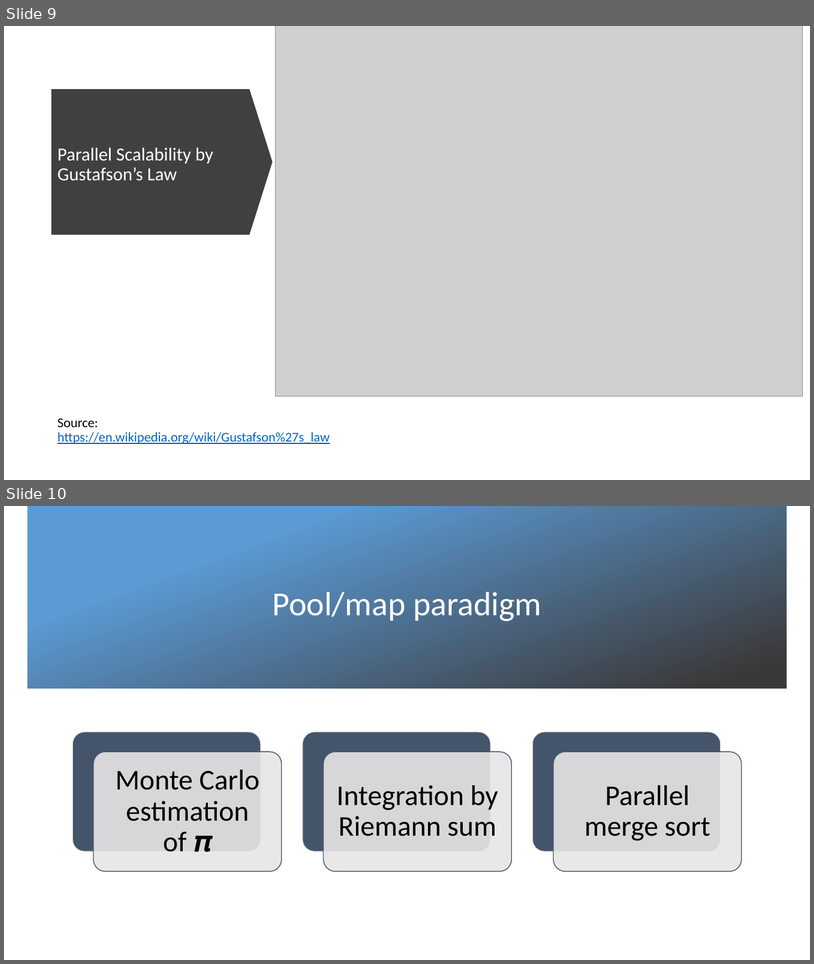
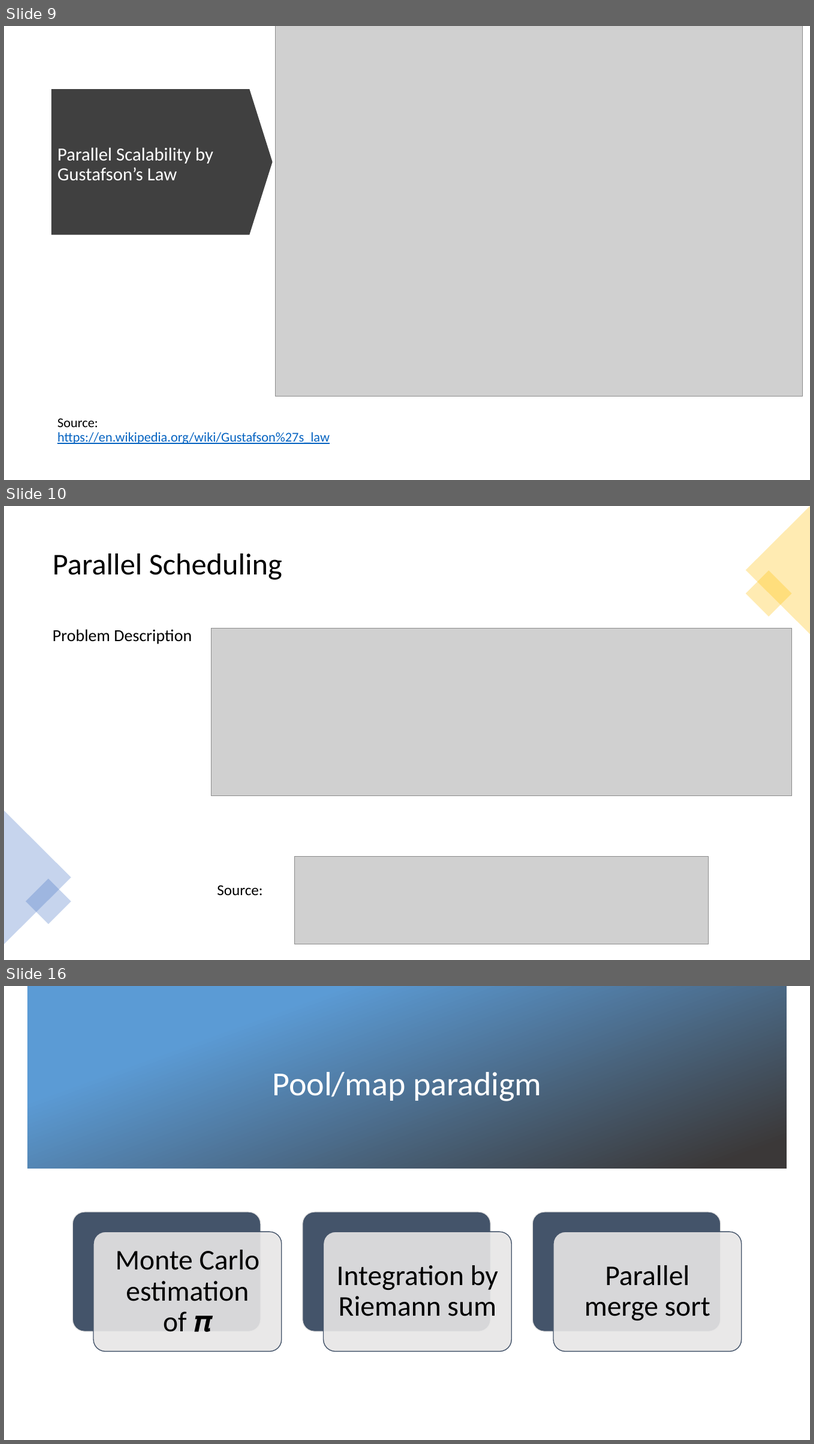
Before and after one commit to evarga/parallel-computing-lectures, a slide deck: lecture-2/presentation-2.pptx. Shown one above the other, each under a label of ours: slides 9 and 10 before the commit, slides 9, 10 and 16 after it; the slides between them are not shown. The pictures are 814x964 and 814x1444 pixels, drawn with LibreOffice and Linux fonts; fonts in the diff are those of the drawing; grey boxes stand for pictures; background and template pictures are left out. Boxes give left, top, right and bottom in pixels: in the first picture for what was removed or moved away, otherwise in the second. Text is boxed around its words. In the diff, an @@ line names an element or a change of style, - is before the commit and + after.

Commit message:
Add section about parallel scheduling.

```diff
--- a/lecture-2/presentation-2.pptx
+++ b/lecture-2/presentation-2.pptx
@@ slide 10 added at <box>4,506,810,960</box>, background #FFFFFF @@
@@ triangle added at <box>746,506,810,634</box>, fill #FFC000 at 30% opacity @@
@@ title added at <box>53,553,282,580</box>, 36 pt, text #000000 @@
+Parallel Scheduling
@@ rectangle added at <box>746,571,792,617</box>, fill #FFC000 at 30% opacity @@
@@ text added at <box>53,629,192,644</box>, 20 pt, text #000000 @@
+Problem Description
@@ picture added at <box>212,628,793,795</box> @@
@@ triangle added at <box>4,810,71,944</box>, fill #4472C4 at 30% opacity @@
@@ picture added at <box>295,856,709,944</box> @@
@@ rectangle added at <box>26,878,71,924</box>, fill #4472C4 at 30% opacity @@
@@ text added at <box>217,885,263,895</box>, 18 pt, text #000000 @@
+Source:
@@ what was slide 10 is now slide 16 @@
```
Also in this commit, not shown: 5 other slides added.
